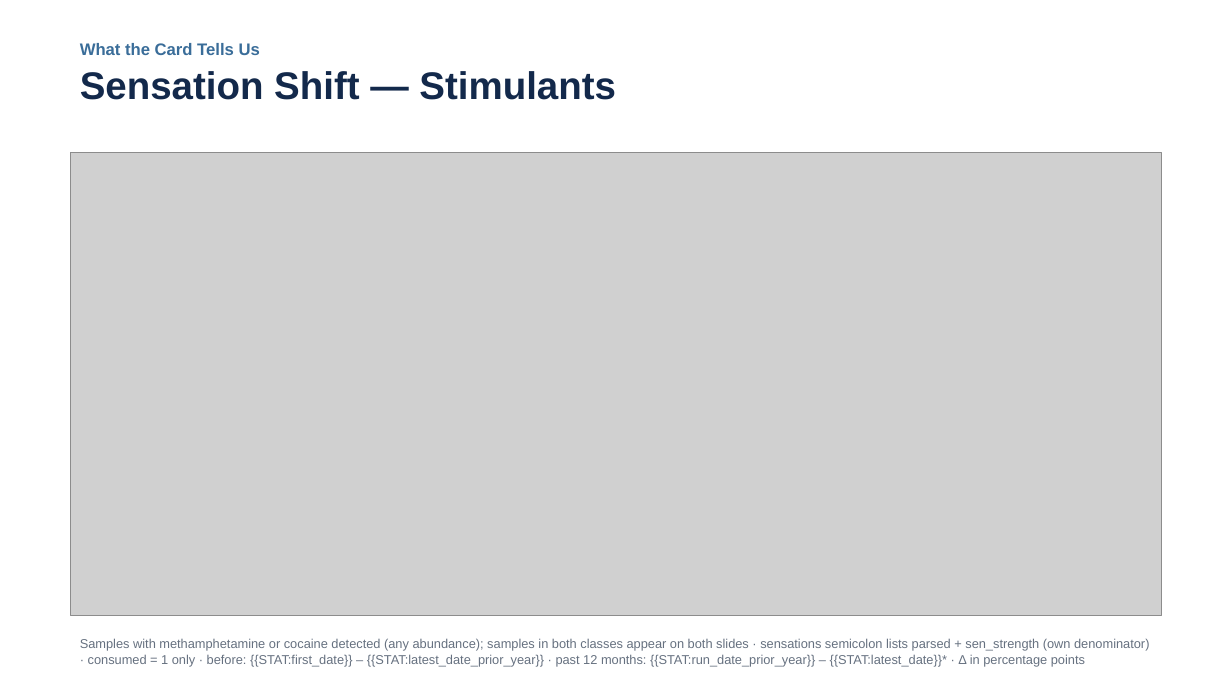
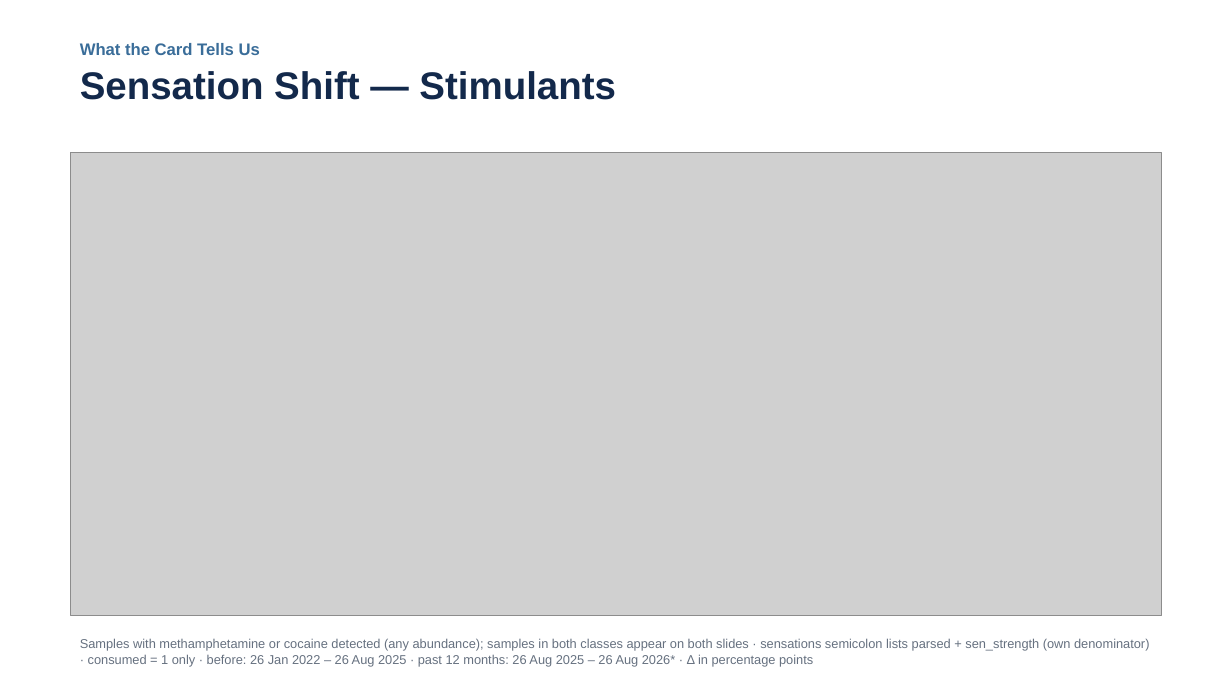
Before and after one commit to opioiddatalab/ncslides, a slide deck: slide 19 of docs/nc-drug-checking-latest.pptx. Drawn at 1232x693 pixels with LibreOffice and Linux fonts; fonts in the diff are those of the drawing; grey boxes stand for pictures. Boxes give left, top, right and bottom in pixels: in the first picture for what was removed or moved away, otherwise in the second. Text is boxed around its words. In the diff, an @@ line names an element or a change of style, - is before the commit and + after.

```diff
--- a/docs/nc-drug-checking-latest.pptx
+++ b/docs/nc-drug-checking-latest.pptx
@@ text at box(80, 638, 1149, 667): text changed @@
-Samples with methamphetamine or cocaine detected (any abundance); samples in both classes appear on both slides · sensations semicolon lists parsed + sen_strength (own denominator) · consumed = 1 only · before: {{STAT:first_date}} – {{STAT:latest_date_prior_year}} · past 12 months: {{STAT:run_date_prior_year}} – {{STAT:latest_date}}* · Δ in percentage points
+Samples with methamphetamine or cocaine detected (any abundance); samples in both classes appear on both slides · sensations semicolon lists parsed + sen_strength (own denominator) · consumed = 1 only · before: 26 Jan 2022 – 26 Aug 2025 · past 12 months: 26 Aug 2025 – 26 Aug 2026* · Δ in percentage points
```
Also in this commit, not shown: 36 other slides changed, 7 slides added, 7 slides removed, 5 other files.
